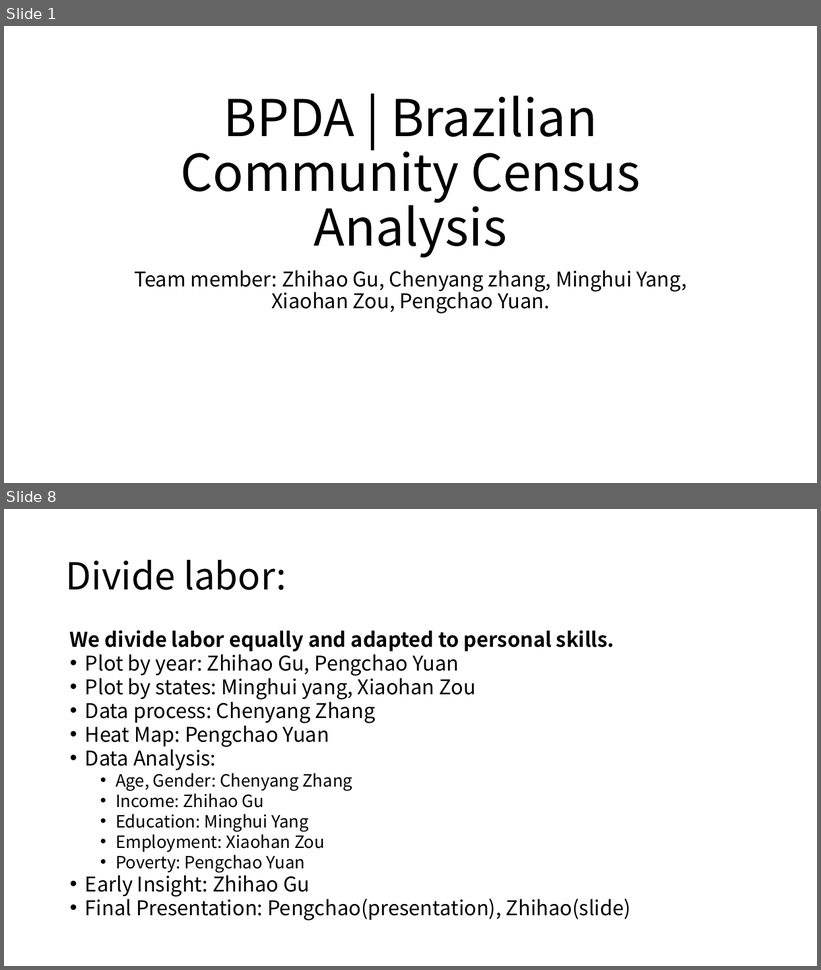
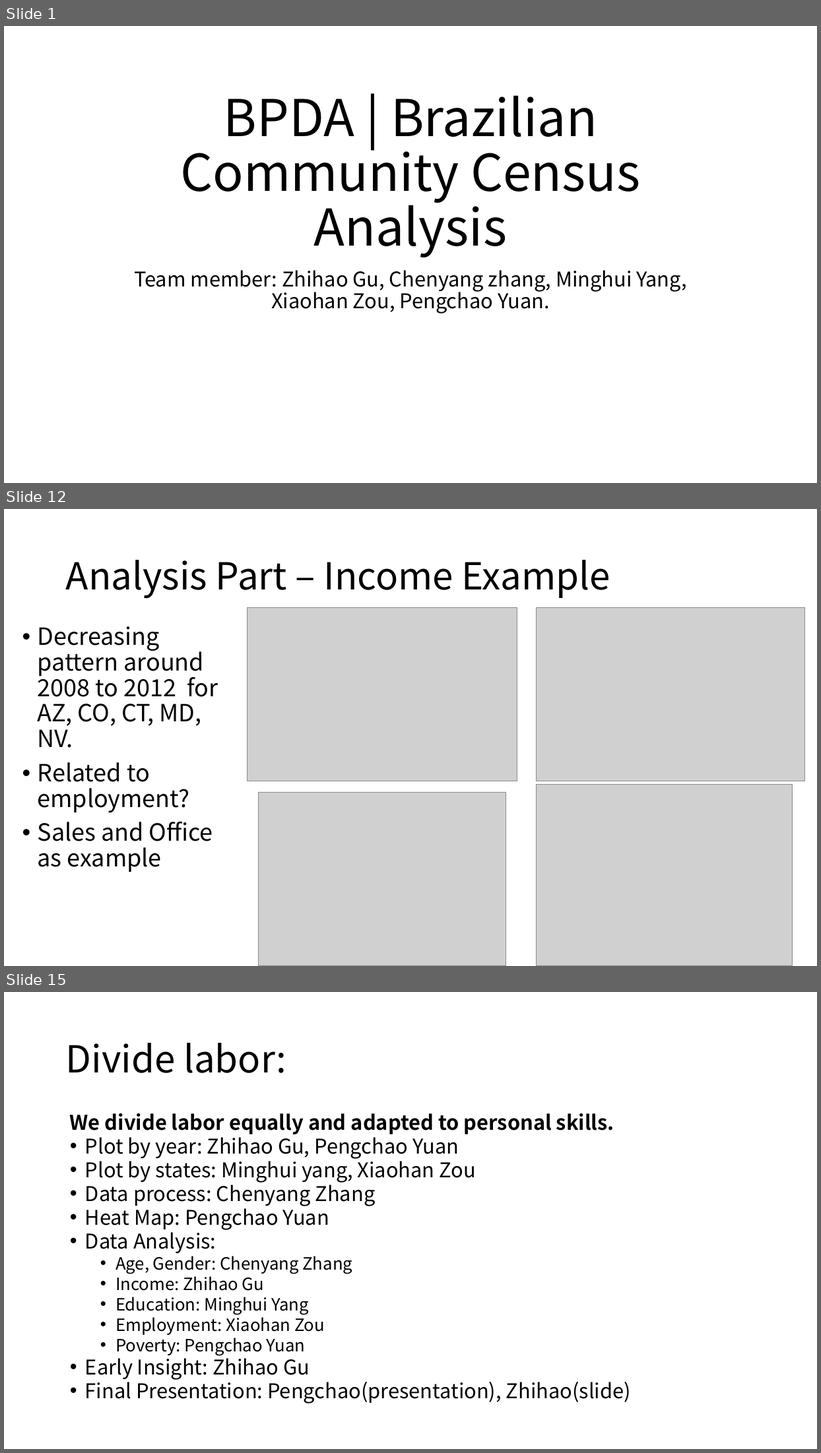
Before and after one commit to BU-Spark/ds-boston-bpda-br-census, a slide deck: Team 3 Project Deliverable/Final Presentation.pptx. Shown one above the other, each under a label of ours: slides 1 and 8 before the commit, slides 1, 12 and 15 after it; the slides between them are not shown. The pictures are 821x970 and 821x1453 pixels, drawn with LibreOffice and Linux fonts; fonts in the diff are those of the drawing; grey boxes stand for pictures. Boxes give left, top, right and bottom in pixels: in the first picture for what was removed or moved away, otherwise in the second. Text is boxed around its words. In the diff, an @@ line names an element or a change of style, - is before the commit and + after.

```diff
--- a/Team 3 Project Deliverable/Final Presentation.pptx
+++ b/Team 3 Project Deliverable/Final Presentation.pptx
@@ slide 12 added at bbox=[4, 509, 817, 966], background #FFFFFF @@
@@ title added at bbox=[66, 560, 610, 599], 44 pt, text #000000 @@
+Analysis Part – Income Example
@@ picture added at bbox=[248, 607, 517, 781] @@
@@ text added at bbox=[38, 626, 218, 873], 28 pt, text #000000 @@
+• Decreasing pattern around 2008 to 2012 for AZ, CO, CT, MD, NV.
+• Related to employment?
+• Sales and Office as example
@@ picture added at bbox=[537, 608, 805, 781] @@
@@ picture added at bbox=[537, 785, 793, 966] @@
@@ picture added at bbox=[258, 793, 506, 966] @@
@@ what was slide 8 is now slide 15 @@
```
Also in this commit, not shown: 2 slides changed, 11 other slides added, 4 slides removed, 4 other files.
